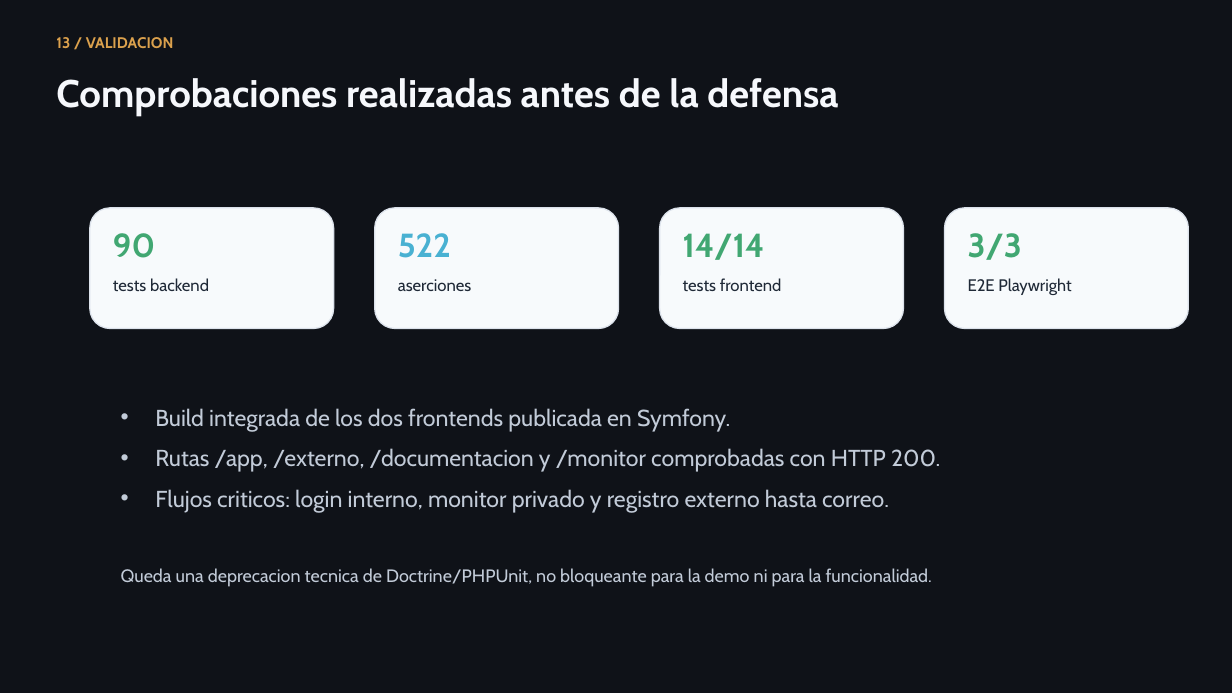
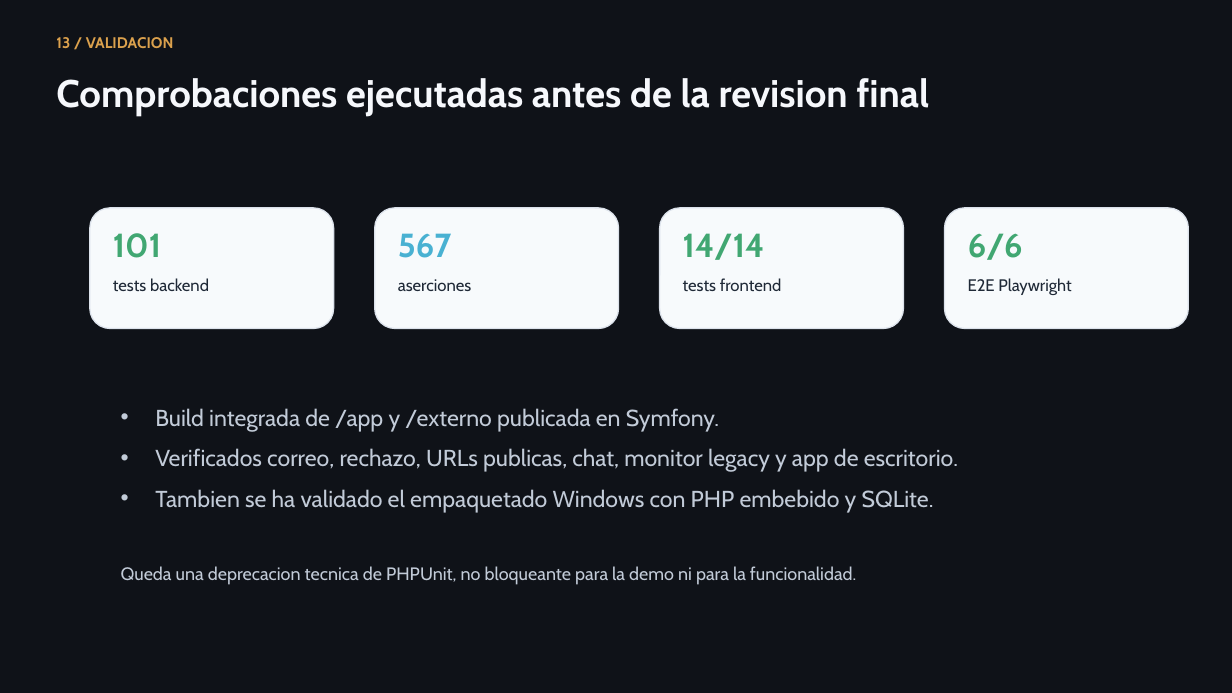
Before and after one commit to lmendez861/TFG-Agora, a slide deck: slide 14 of docs/presentacion-defensa-final.pptx. Drawn at 1232x693 pixels with LibreOffice and Linux fonts; fonts in the diff are those of the drawing. Boxes give left, top, right and bottom in pixels: in the first picture for what was removed or moved away, otherwise in the second. Text is boxed around its words. In the diff, an @@ line names an element or a change of style, - is before the commit and + after.

```diff
--- a/docs/presentacion-defensa-final.pptx
+++ b/docs/presentacion-defensa-final.pptx
@@ text at (x1=56, y1=78, x2=929, y2=117): text changed @@
-Comprobaciones realizadas antes de la defensa
+Comprobaciones ejecutadas antes de la revision final
@@ text at (x1=113, y1=233, x2=161, y2=258): text changed @@
-90
+101
@@ text at (x1=398, y1=233, x2=452, y2=258): text changed @@
-522
+567
@@ text at (x1=968, y1=233, x2=1023, y2=260): text changed @@
-3/3
+6/6
@@ text at (x1=155, y1=408, x2=958, y2=513): text changed @@
-• Build integrada de los dos frontends publicada en Symfony.
-• Rutas /app, /externo, /documentacion y /monitor comprobadas con HTTP 200.
-• Flujos criticos: login interno, monitor privado y registro externo hasta correo.
+• Build integrada de /app y /externo publicada en Symfony.
+• Verificados correo, rechazo, URLs publicas, chat, monitor legacy y app de escritorio.
+• Tambien se ha validado el empaquetado Windows con PHP embebido y SQLite.
@@ text at (x1=121, y1=566, x2=856, y2=585): text changed @@
-Queda una deprecacion tecnica de Doctrine/PHPUnit, no bloqueante para la demo ni para la funcionalidad.
+Queda una deprecacion tecnica de PHPUnit, no bloqueante para la demo ni para la funcionalidad.
```
Also in this commit, not shown: 3 other slides changed, 8 slides added, 7 slides removed, 20 other files.
